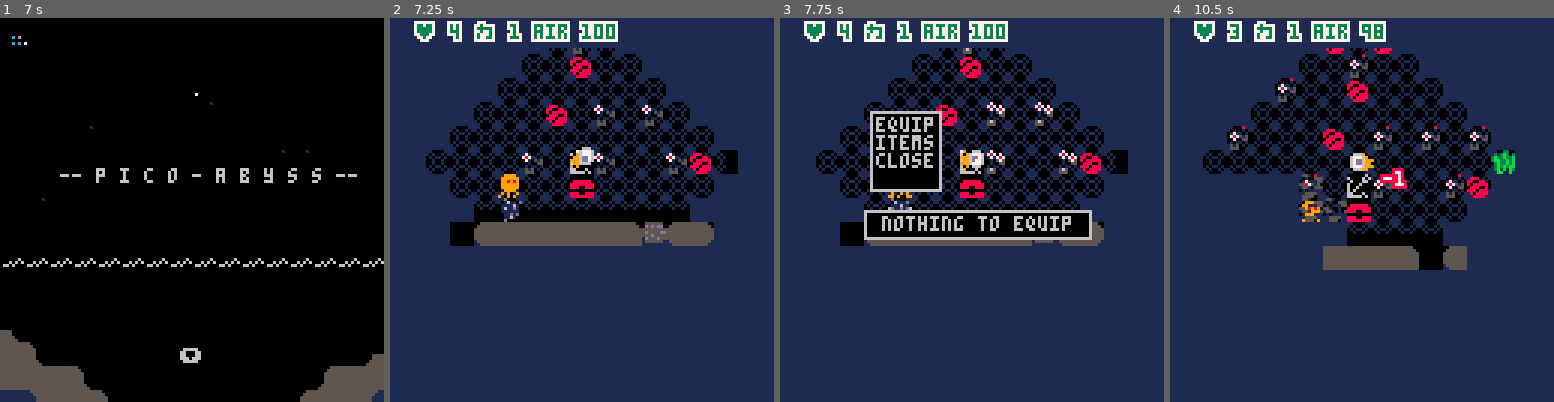
Above: before the commit, frames 1-4 (left to right).
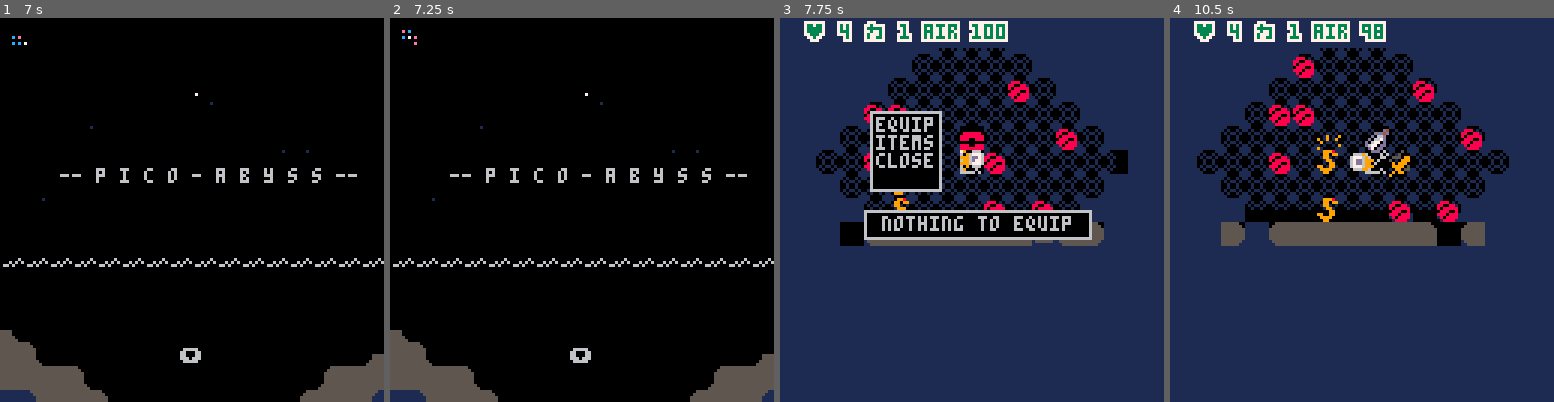
Above: after the commit, the same moments.

Repository: chebastian/picoabyss
Game: PICO-8 cartridge rouge.p8
Two runs of this game, one before a commit and one after it. Both use one fixed random seed, a clock stepped at 60 frames per second and the inputs below.
Inputs:
- Up to frame 1 (7 s): tap X (X key) at 0.33, 1.07, 1.85, 2.97, 4.08, 5.2, 6.32 s; tap O (Z key) at 0.7, 1.7, 2.1, 2.5, 2.9, 3.3, 3.7, 4.1, 4.5, 4.9, 5.3, 5.7, 6.1, 6.5, 6.9 s; hold Right 1.6-2.1 s; hold Up 2.15-2.42 s; hold Right 2.47-3.03 s; hold Left 3.08-3.58 s; hold Down 3.63-3.97 s; hold Right 4.02-4.68 s; hold Up 4.73-5.03 s; hold Left 5.08-5.68 s; hold Down 5.73-6.03 s; hold Right 6.08-6.58 s; hold Right from 6.63 s (still down)
- Up to frame 2 (7.25 s): release Right at 7.13 s; hold Up from 7.18 s (still down)
- Up to frame 3 (7.75 s): tap O (Z key) at 7.3, 7.7 s; tap X (X key) at 7.43 s; release Up at 7.45 s; hold Right from 7.5 s (still down)
- Up to frame 4 (10.5 s): release Right at 8.07 s; tap O (Z key) every 0.4 s from 8.1 to 10.1 s; hold Left 8.12-8.62 s; tap X (X key) at 8.55, 9.67 s; hold Down 8.67-9 s; hold Right 9.05-9.72 s; hold Up 9.77-10.07 s; hold Left from 10.12 s (still down)

Frame 1 is identical in both runs. In frame 2, 85% of the frame differs, in the area x 0-100%, y 0-100%; in frame 3, 2.8%; in frame 4, 22%.

Commit message:
add level specific mobs

Diff:
--- a/game.lua
+++ b/game.lua
@@ -94,7 +94,7 @@
 
 	-- 7430
 	-- 7451
-	_lo_chst = csv_to_arr("-1,0,0,0,1,1,1,1,1,1,1,1,1,1,16,16,16,16,17,17,17,18,18,19")
+	_lo_chst = csv_to_arr("-1,0,0,0,1,1,1,1,1,1,1,1,1,1,16,16,16,16,17,17,17,18,18")
 
 	_traps = {}
 	-- test
--- a/gen.lua
+++ b/gen.lua
@@ -557,15 +557,19 @@
     local r1, r3 = rnd(1000),
         rnd(1000)
     if not chk_solidx(x, y) and not sld_ent_at(p(x,y)) then
-      if gen_traps(x, y, sig, r1) then
-      elseif gen_tiles(x, y, sig) then
-      elseif gen_mobs(x, y, sig, r3) then
+      if gen_traps(x, y, sig, r1) or
+      gen_tiles(x, y, sig) or
+      gen_mobs(x, y, sig, r3) then
       end
     end
   end)
 end
 
 function gen_traps(x, y, sig, r)
+  if _plyr.lvl < 2 then
+    return false
+  end
+
   if sig == 0 and r <= 100 then
     add_trap(_mobacid, p(x, y))
     return true
@@ -593,9 +597,15 @@
 function gen_mobs(x, y, sig, r)
   local po = p(x,y)
   local types = csv_to_arr("1,1,1,2,2,2,2,2,2,3")
+  local typesmap = {}
+  typesmap[1] = csv_to_arr("3")
+  typesmap[2] = csv_to_arr("1,1,1,1,1,3,3,3,3,3")
+  typesmap[3] = csv_to_arr("1,1,2,2,3,3,3")
+  typesmap[4] = csv_to_arr("1,1,2,2,3,3,3")
+
   local tmap = {_mobsqid, _mobmine, _mobsnek}
   if r <= 45 then
-    add_mob(tmap[arr_choose(types)], po)
+    add_mob(tmap[arr_choose(typesmap[_plyr.lvl])], po)
     return true
   end
 
